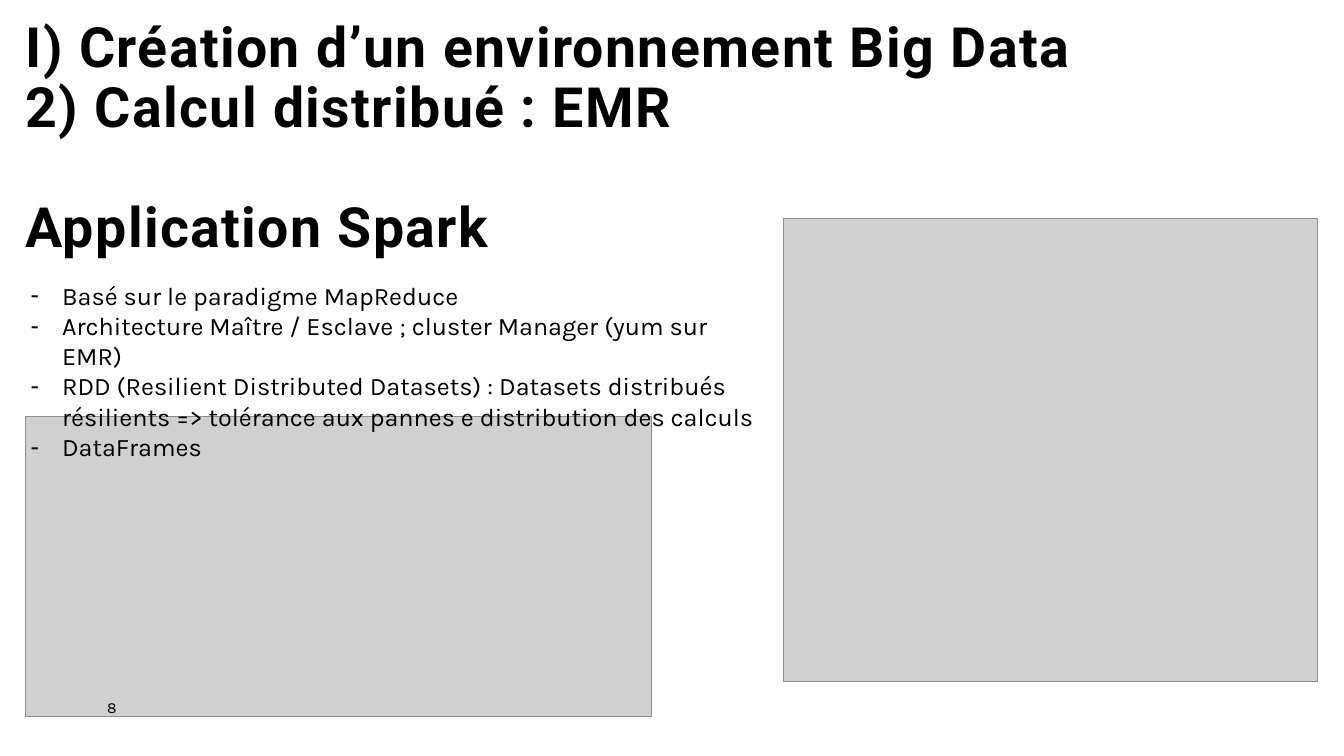
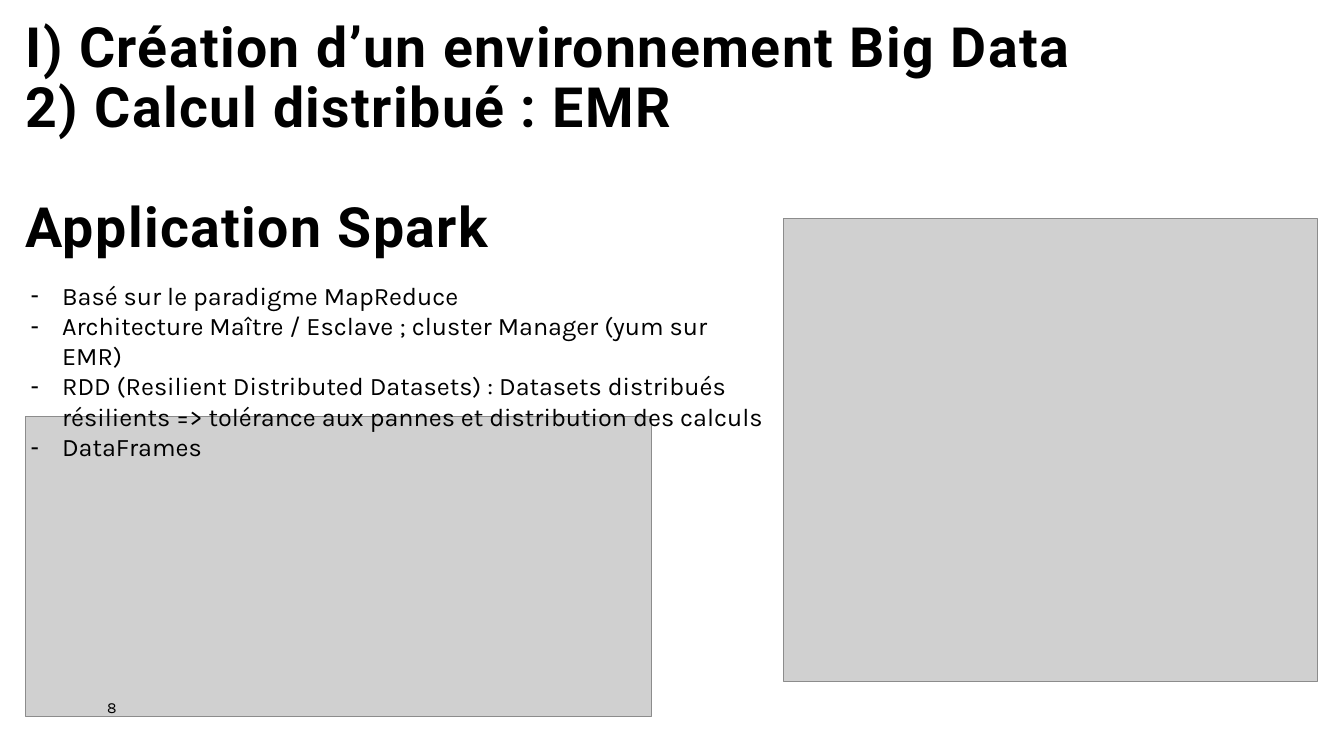
Before and after one commit to oumeima-elgharbi/P8_Data_Science_OpenClassrooms, a slide deck: slide 8 of P8_presentation.pptx. Drawn at 1344x756 pixels with LibreOffice and Linux fonts; fonts in the diff are those of the drawing; grey boxes stand for pictures. Boxes give left, top, right and bottom in pixels: in the first picture for what was removed or moved away, otherwise in the second. Text is boxed around its words. In the diff, an @@ line names an element or a change of style, - is before the commit and + after.

```diff
--- a/P8_presentation.pptx
+++ b/P8_presentation.pptx
@@ text at (62, 376, 762, 432): text changed @@
-– RDD (Resilient Distributed Datasets) : Datasets distribués résilients => tolérance aux pannes e distribution des calculs
+– RDD (Resilient Distributed Datasets) : Datasets distribués résilients => tolérance aux pannes et distribution des calculs
```
Also in this commit, not shown: 3 other slides changed, 1 other file.
